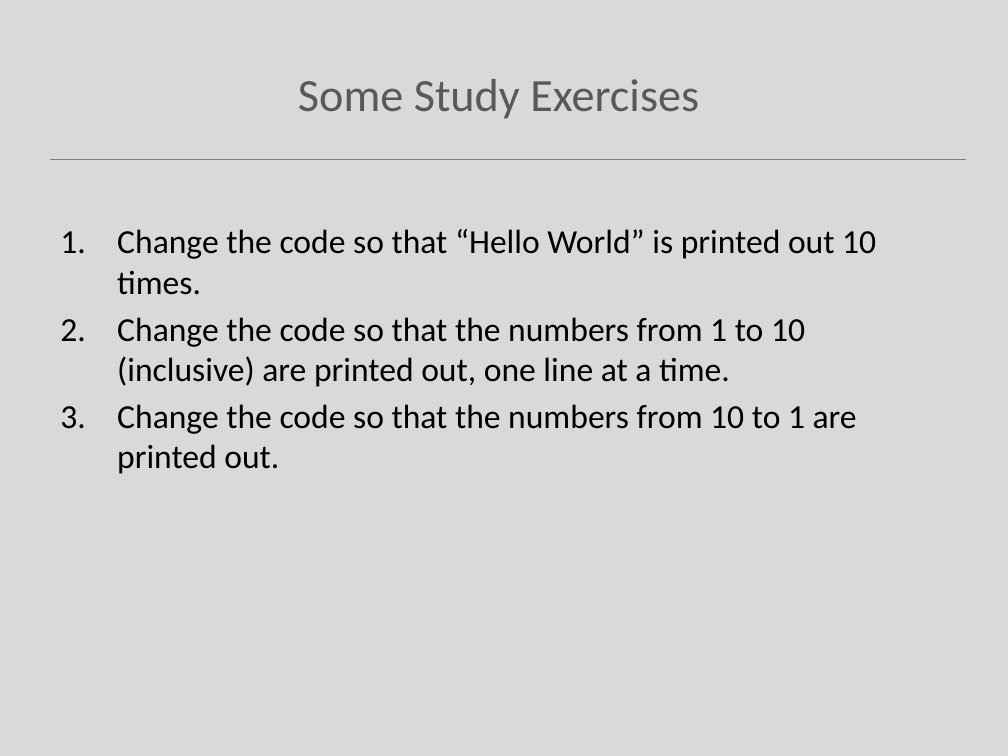
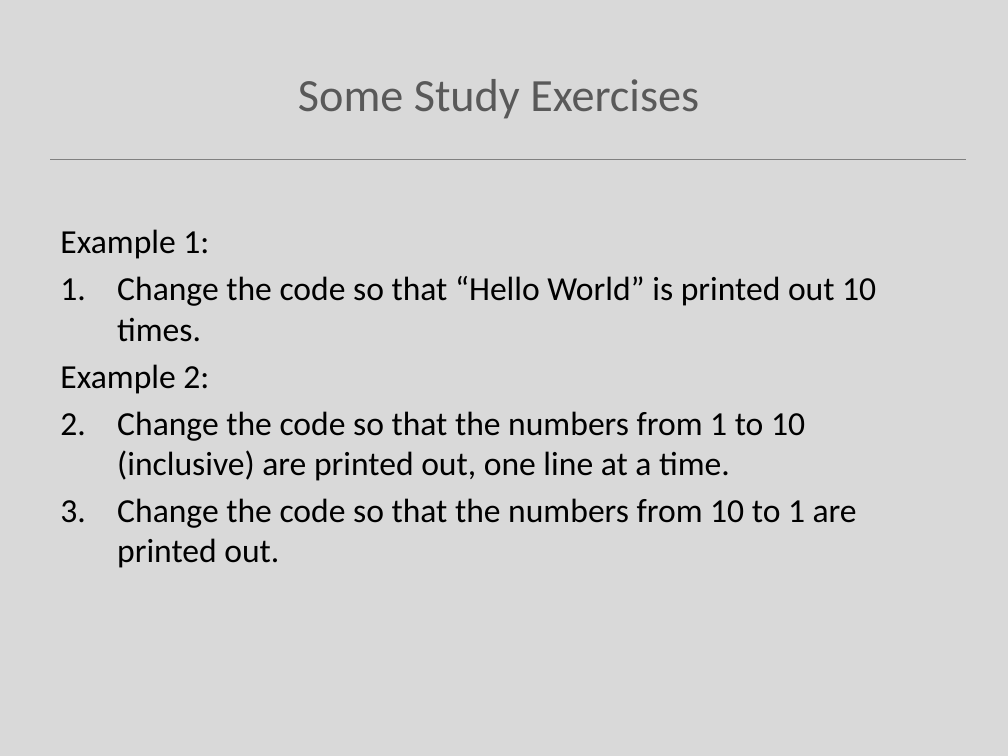
Before and after one commit to Programming-Fundamentals-SETU/prog-fund-1-sept-25, a slide deck: slide 14 of topic05-loops/unit-1-lectures/talk-1-iteration-while/a-iteration-while.pptx (slide 16 before the commit). Drawn at 1008x756 pixels with LibreOffice and Linux fonts; fonts in the diff are those of the drawing. Boxes give left, top, right and bottom in pixels: in the first picture for what was removed or moved away, otherwise in the second. Text is boxed around its words. In the diff, an @@ line names an element or a change of style, - is before the commit and + after.

```diff
--- a/topic05-loops/unit-1-lectures/talk-1-iteration-while/a-iteration-while.pptx
+++ b/topic05-loops/unit-1-lectures/talk-1-iteration-while/a-iteration-while.pptx
@@ text at bbox=[60, 229, 175, 301]: paragraph added @@
+Example 1:
@@ text at bbox=[60, 364, 175, 436]: paragraph added @@
+Example 2:
```
Also in this commit, not shown: 3 other slides changed, 2 slides added, 4 slides removed, 16 other files.
